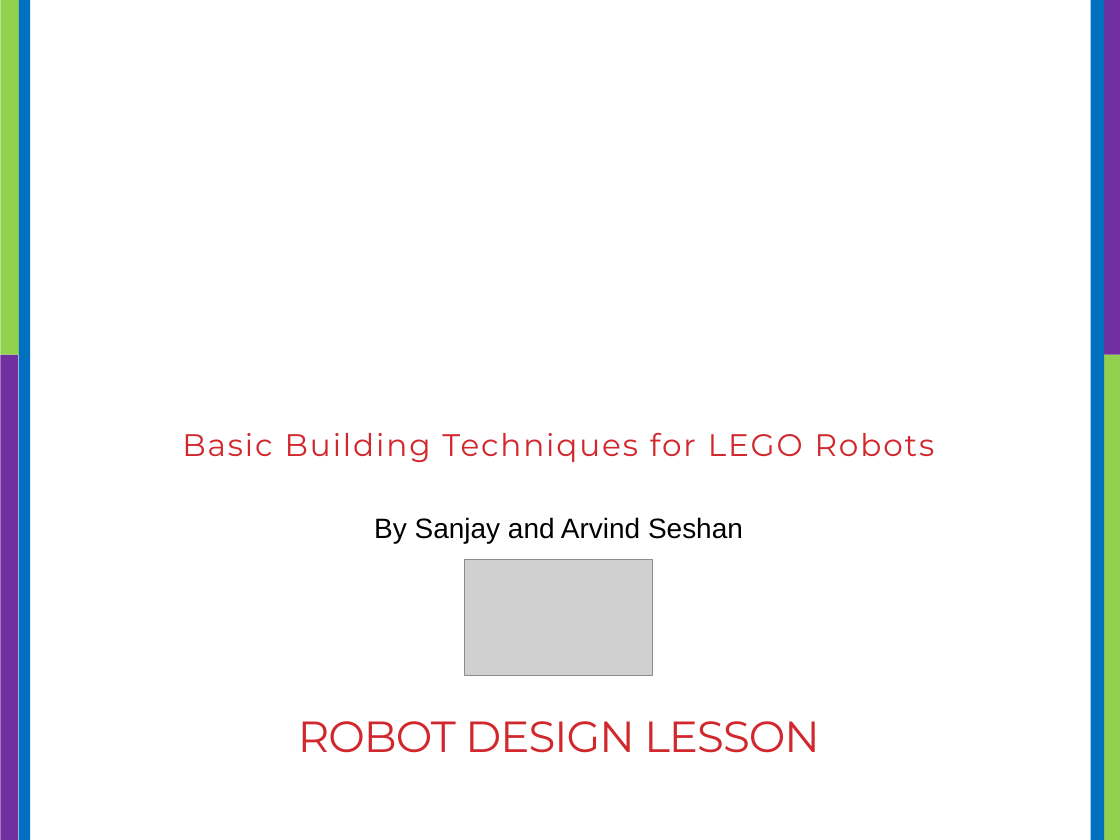
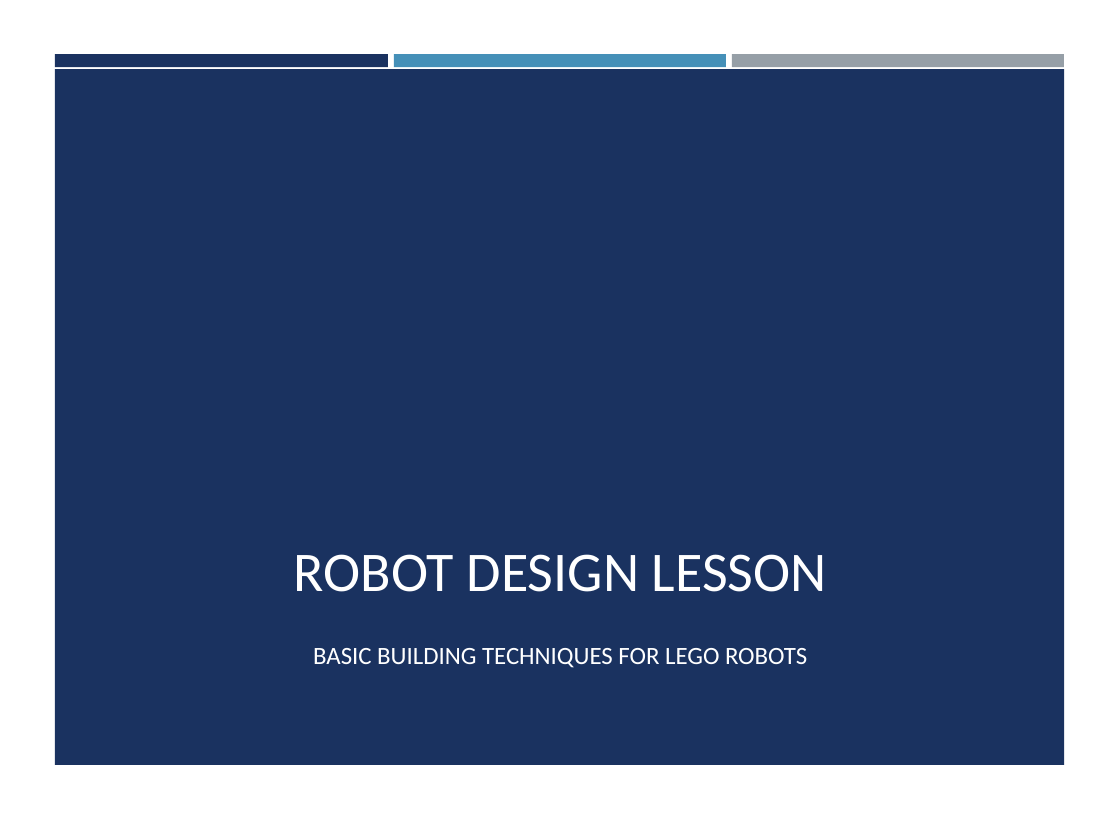
Before and after one commit to ev3lessons/FLL-Tutorials, a slide deck: slide 1 of translations/en-us/RobotGame/TechnicBasics.pptx. Drawn at 1120x840 pixels with LibreOffice and Linux fonts; fonts in the diff are those of the drawing; grey boxes stand for pictures; background and template pictures are left out. Boxes give left, top, right and bottom in pixels: in the first picture for what was removed or moved away, otherwise in the second. Text is boxed around its words. In the diff, an @@ line names an element or a change of style, - is before the commit and + after.

```diff
--- a/translations/en-us/RobotGame/TechnicBasics.pptx
+++ b/translations/en-us/RobotGame/TechnicBasics.pptx
@@ rectangle removed at [0, 0, 22, 355] @@
@@ rectangle removed at [19, 0, 30, 840] @@
@@ rectangle removed at [1091, 0, 1102, 840] @@
@@ rectangle removed at [1093, 0, 1104, 840] @@
@@ rectangle removed at [1098, 0, 1120, 355] @@
@@ rectangle added at [55, 54, 388, 67], fill #1A3260 @@
@@ rectangle added at [394, 54, 726, 67], fill #4590B8 @@
@@ rectangle added at [732, 54, 1064, 67], fill #969FA7 @@
@@ rectangle added at [55, 69, 1064, 765], fill #1A3260 @@
@@ rectangle removed at [0, 355, 18, 840] @@
@@ rectangle removed at [1102, 355, 1120, 840] @@
@@ title "ROBOT DESIGN LESSON": place and size @@
-title "ROBOT DESIGN LESSON" at [298, 721, 820, 753]
+title "ROBOT DESIGN LESSON" at [294, 554, 827, 592]
@@ title "ROBOT DESIGN LESSON" at [294, 554, 827, 592]: size 28 to 36 pt, font Montserrat to Calibri, text colour #D1282E to #FFFFFF, letter spacing -0.6 to 0 pt; vertical alignment top to bottom @@
@@ text removed at [374, 517, 743, 543] @@
-By Sanjay and Arvind Seshan
@@ picture removed at [465, 559, 653, 675] @@
@@ subtitle at [313, 648, 807, 668]: text changed; size 20 to 16 pt; font Montserrat to Calibri; text colour #D1282E to #FFFFFF @@
-Basic Building Techniques for LEGO Robots
+BASIC BUILDING TECHNIQUES FOR LEGO ROBOTS
```
Also in this commit, not shown: 14 other slides changed, 18 other files.
